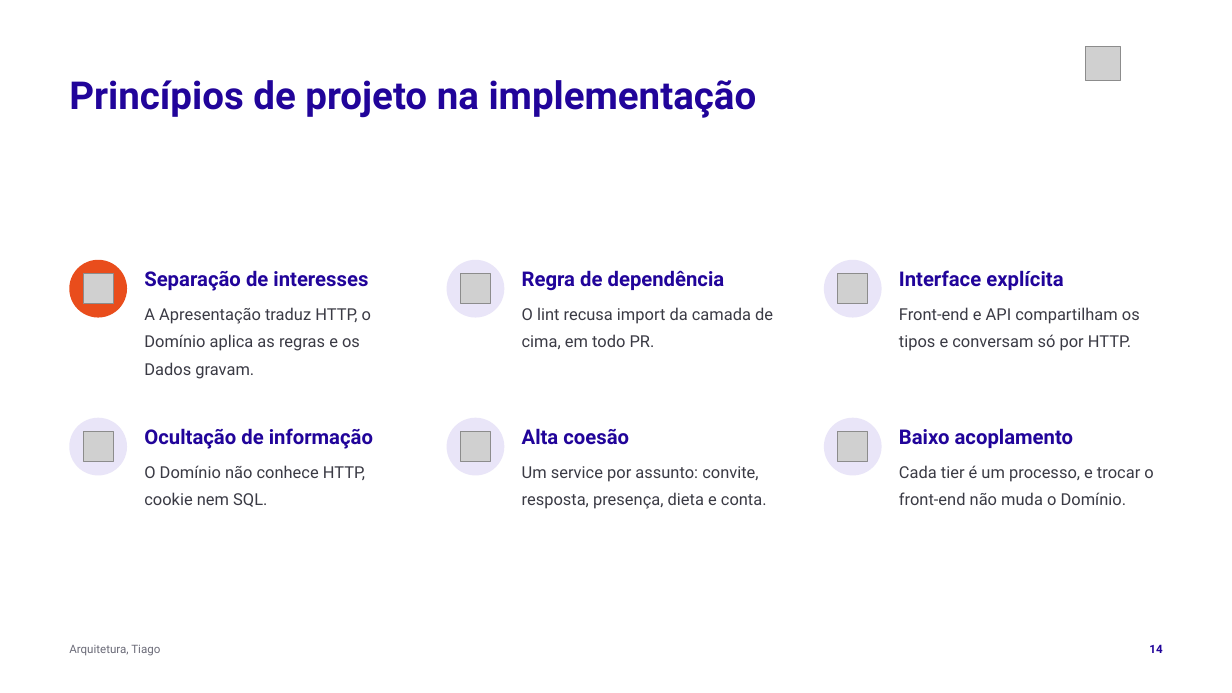
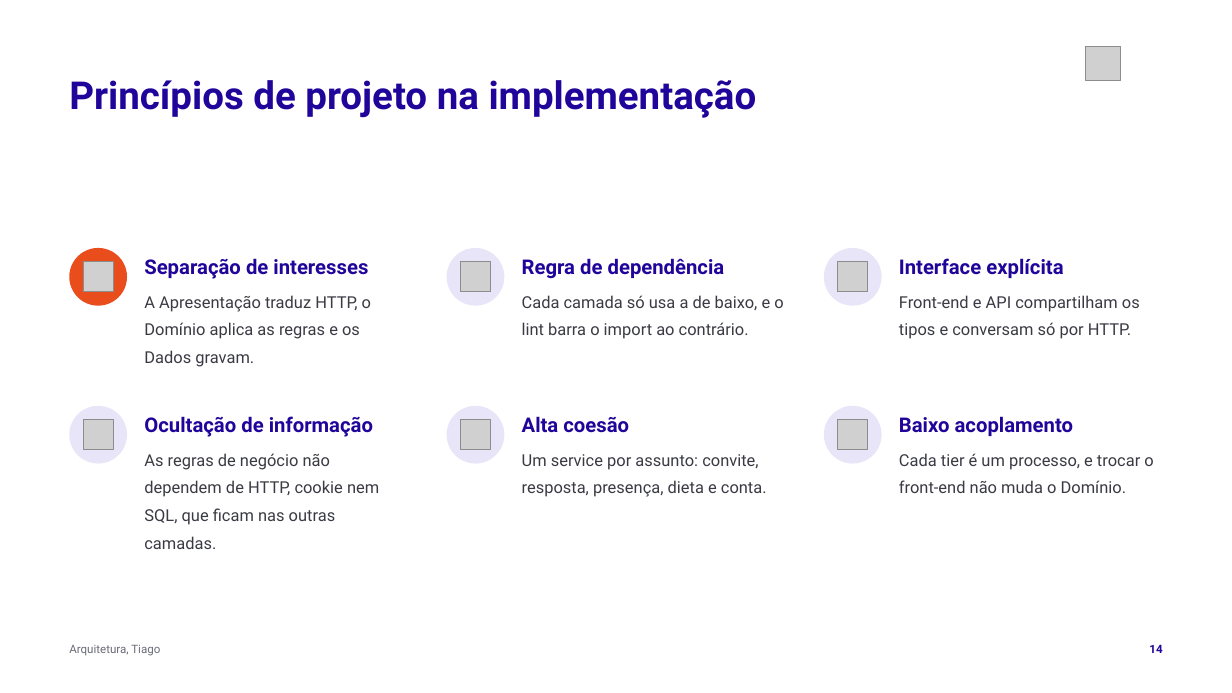
Before and after one commit to tcpassos/invite-app, a slide deck: slide 14 of trabalhos/T4-Pitch-Final.pptx. Drawn at 1232x693 pixels with LibreOffice and Linux fonts; fonts in the diff are those of the drawing; grey boxes stand for pictures. Boxes give left, top, right and bottom in pixels: in the first picture for what was removed or moved away, otherwise in the second. Text is boxed around its words. In the diff, an @@ line names an element or a change of style, - is before the commit and + after.

```diff
--- a/trabalhos/T4-Pitch-Final.pptx
+++ b/trabalhos/T4-Pitch-Final.pptx
@@ text at box(522, 295, 783, 339): text changed @@
-O lint recusa import da camada de cima, em todo PR.
+Cada camada só usa a de baixo, e o lint barra o import ao contrário.
@@ 10 texts, 6 pictures, 6 ellipses: place and size @@
-10 texts, 6 pictures, 6 ellipses at box(69, 260, 1153, 509)
+10 texts, 6 pictures, 6 ellipses at box(69, 248, 1153, 497)
@@ text at box(144, 453, 379, 549): text changed @@
-O Domínio não conhece HTTP, cookie nem SQL.
+As regras de negócio não dependem de HTTP, cookie nem SQL, que ficam nas outras camadas.
```
Also in this commit, not shown: 13 other slides changed, 3 other files.
